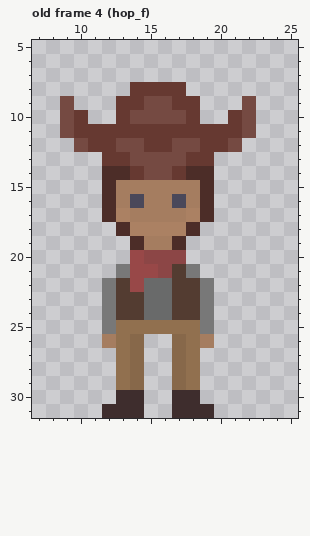
One commit to this pixel-art file: COP4053/Assets/Art/Aesprites/cowboi_flipped.aseprite. This is how it looked before the edit.
32x32 pixels, 49 frames. Colours within 5 levels of each other are drawn and written as one. Shown: old frame 4 (hop_f): x 7..25, y 5..31. The commit also changed other frames, which this record leaves out.
Once edited:
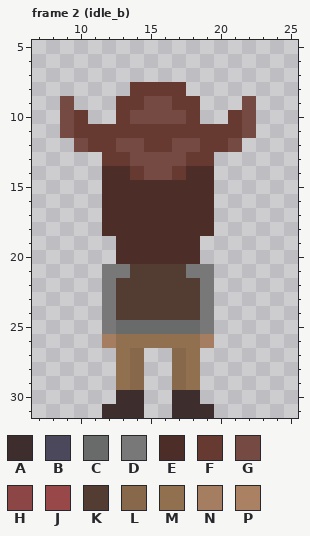
Palette (. is transparent): A #3e2d2d  B #4a485a  C #696a6a  D #787878  E #4c2d28  F #663931  G #754a42  H #8c4646  J #984848  K #533c31  L #87684a  M #91704f  N #a57d60  P #ab8163
A new or re-ordered frame is compared with the old frame closest to it.
Author's note on the commit: Walking and idle animations working yay
Change:
frames 49 -> 64
--- frame 2 (idle_b) is new; against old frame 4 (hop_f), layer "Layer 1"
@@ x 10..21 @@
 14 ..EEFGGFEE..
-15 ..ENNNNNNE..
-16 ..ENBNNBNE..
-17 ..EPNNNNPE..
-18 ...EPPPPE...
-19 ....ENNE....
-20 ....JHHH....
-21 ...DJJHKD...
-22 ..DKJCCKKD..
-23 ..DKKCCKKD..
-24 ..DKKCCKKD..
-25 ..DMMMMMMD..
-26 ..NML..LMN..
+15 ..EEEEEEEE..
+16 ..EEEEEEEE..
+17 ..EEEEEEEE..
+18 ..EEEEEEEE..
+19 ...EEEEEE...
+20 ...EEEEEE...
+21 ..DDKKKKDD..
+22 ..DKKKKKKD..
+23 ..DKKKKKKD..
+24 ..DKKKKKKD..
+25 ..DCCCCCCD..
+26 ..NMMMMMMN..
 27 ...ML..LM...
